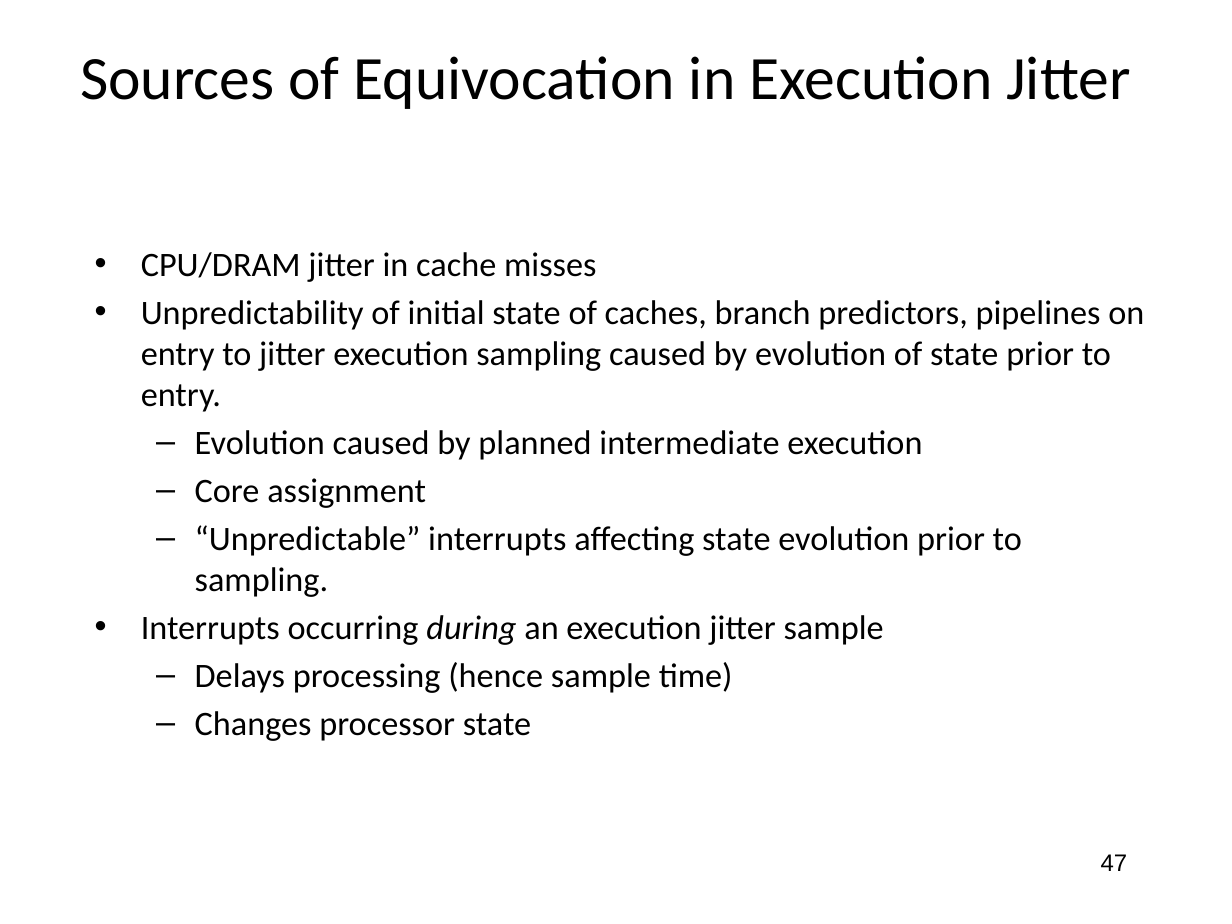
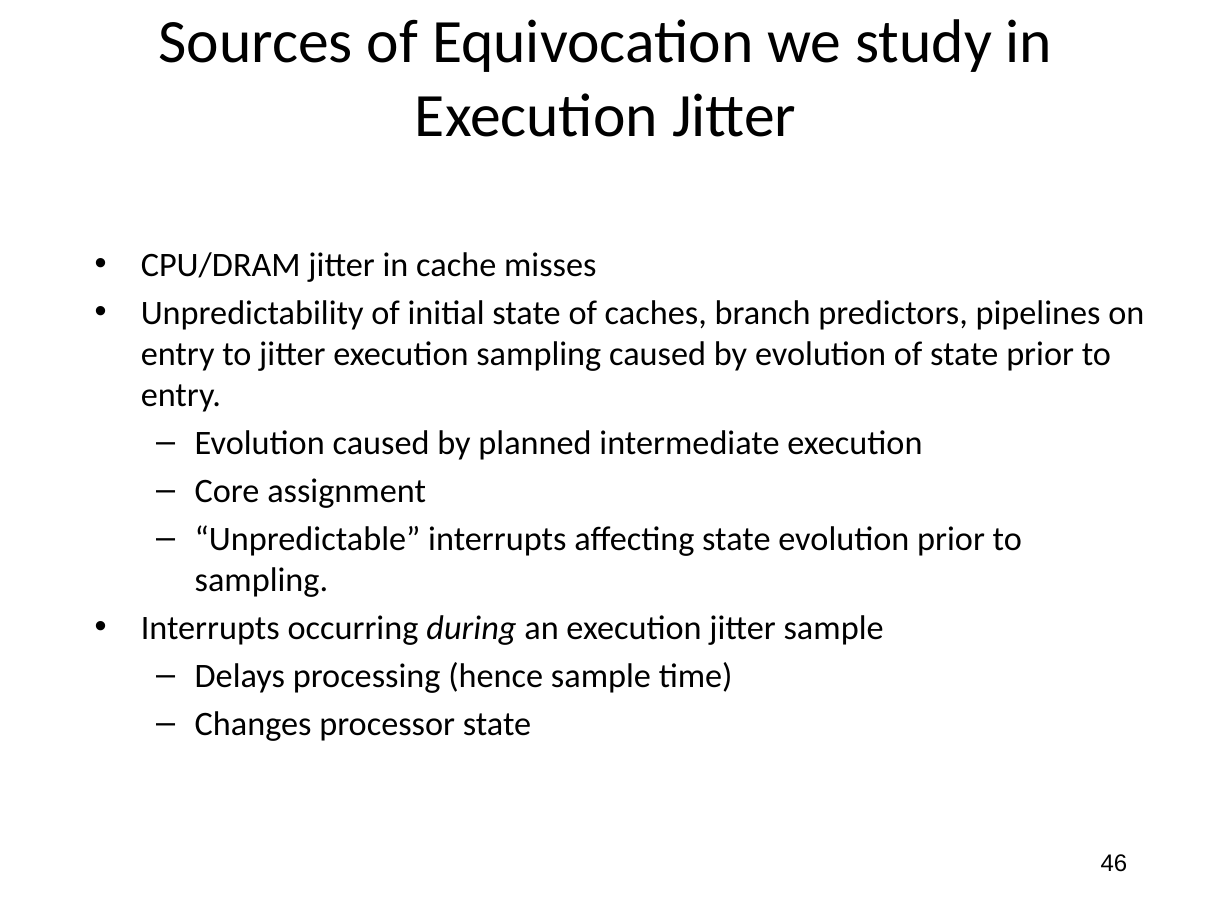
Before and after one commit to jlmucb/class_notes, a slide deck: slide 46 of BerkeleyClass/CS290Spring2013/Lectures/entropy_talk.pptx (slide 47 before the commit). Drawn at 1232x924 pixels with LibreOffice and Linux fonts; fonts in the diff are those of the drawing. Boxes give left, top, right and bottom in pixels: in the first picture for what was removed or moved away, otherwise in the second. Text is boxed around its words. In the diff, an @@ line names an element or a change of style, - is before the commit and + after.

```diff
--- a/BerkeleyClass/CS290Spring2013/Lectures/entropy_talk.pptx
+++ b/BerkeleyClass/CS290Spring2013/Lectures/entropy_talk.pptx
@@ title at (159,19,1052,137): text changed @@
-Sources of Equivocation in Execution Jitter
+Sources of Equivocation we study in Execution Jitter
@@ page number at (1101,854,1128,872): text changed @@
-47
+46
```
Also in this commit, not shown: 10 other slides changed, 1 other file.
